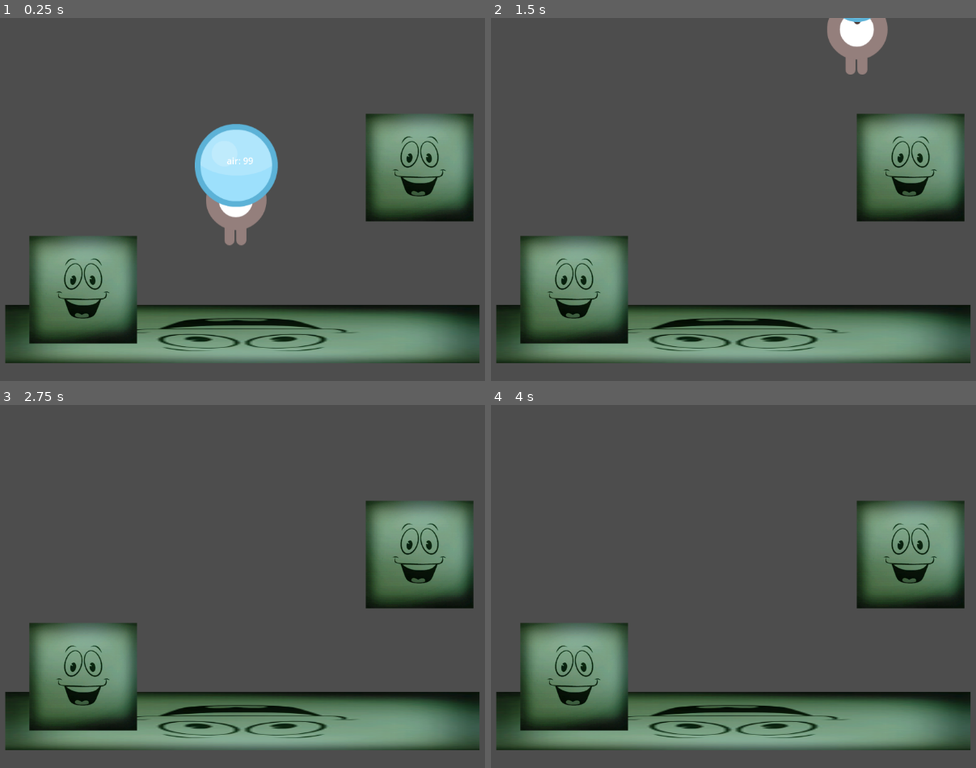
Above: before the commit, frames 1-4 (two rows, left to right).
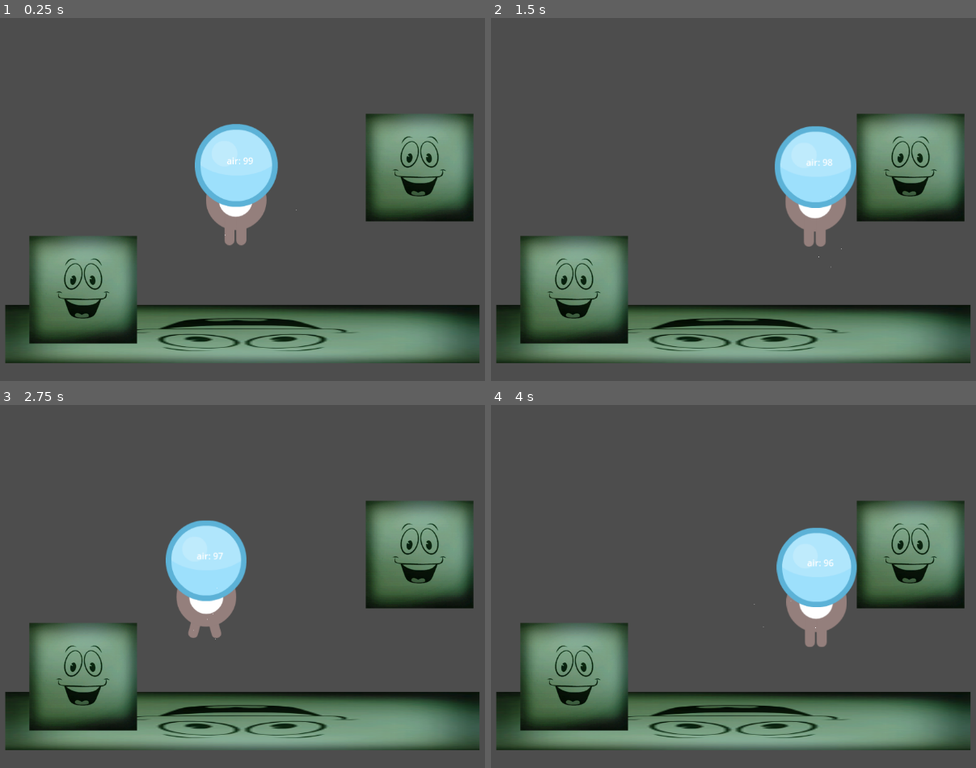
Above: after the commit, the same moments.

Repository: XabierMatute/bubbleworld
Game: Godot game, scene res://testchamber_2.tscn
The game is run twice, just before and just after one commit, with the same random seed, the same clock (stepped at 60 frames per second) and the same inputs. The project has no main scene, so this scene is started directly.
Inputs:
- Up to frame 1 (0.25 s): no input
- Up to frame 2 (1.5 s): tap Enter (ui_accept) at 0.5, 0.6, 0.77, 1.07, 1.35 s; hold Right (ui_right) from 0.53 s (still down)
- Up to frame 3 (2.75 s): tap Enter (ui_accept) at 1.52, 1.82, 2.1 s; release Right (ui_right) at 2.03 s; hold Left (ui_left) from 2.03 s (still down)
- Up to frame 4 (4 s): release Left (ui_left) at 2.78 s; hold Right (ui_right) from 2.78 s (still down); tap Enter (ui_accept) at 2.85, 3.02, 3.32, 3.6, 3.77 s

The runs differ from the first frame. In frame 1, less than 0.1% of the frame differs, in the area x 46-62%, y 51-60%; in frame 2, 5.3%, in the area x 58-82%, y 0-69%; in frame 3, 3.9%; in frame 4, 3.8%.

Commit message:
burbujea dash ip

Diff:
--- a/protogamejam/player.gd
+++ b/protogamejam/player.gd
@@ -44,6 +44,7 @@
 		air = 111
 	$Bubble.scale = Vector2(1 ,1) * (get_bubble_percentage())
 
+@export var dash = 400
 
 func _physics_process(delta: float) -> void:
 	# Add the gravity.
@@ -56,17 +57,20 @@
 		#velocity += velocity / 2
 
 
-	# Handle jump.
+	## Handle jump.
 	if Input.is_action_just_pressed("ui_accept") and is_on_floor():
 		velocity.y = JUMP_VELOCITY
 		jump_air_cosumption = base_jump_air_cosumption
 		air -= jump_air_cosumption
+	#
+	## Handle double jump??
+	#if Input.is_action_just_pressed("ui_accept") and not is_on_floor():
+		#velocity.y = JUMP_VELOCITY
+		#jump_air_cosumption += jump_air_cosumption_increment
+		#air -= jump_air_cosumption
 
-	# Handle double jump??
-	if Input.is_action_just_pressed("ui_accept") and not is_on_floor():
-		velocity.y = JUMP_VELOCITY
-		jump_air_cosumption += jump_air_cosumption_increment
-		air -= jump_air_cosumption
+
+
 
 
 	# Get the input direction and handle the movement/deceleration.
@@ -82,4 +86,26 @@
 	#else:
 		#velocity.y += move_toward(velocity.y, 0, SPEED)
 
+		# Handdle dash
+	#if Input.is_action_just_pressed("ui_accept") and not is_on_floor():
+		#var xdirection := Input.get_axis("ui_left", "ui_right") #TODO: mirar controles de joystick
+		#var ydirection := Input.get_axis("ui_left", "ui_right")
+		#print("dash", velocity)
+		#velocity += Vector2(xdirection, ydirection).normalized() * dash
+		#print(velocity)
+	if Input.is_action_just_pressed("ui_accept") and not is_on_floor():
+		var xdirection := Input.get_axis("ui_left", "ui_right")  # Movimiento en eje X
+		var ydirection := Input.get_axis("ui_up", "ui_down")    # Movimiento en eje Y (joystick o teclado)
+
+		if xdirection != 0 or ydirection != 0:  # Solo aplica dash si hay entrada de movimiento
+			var dash_vector = Vector2(xdirection, ydirection).normalized() * dash
+			velocity = dash_vector # Añade el dash a la velocidad actual
+			print("Dash vector:", dash_vector, "New velocity:", velocity)
+
+			# Activar partículas
+			$DashParticles.global_position = global_position  # Posiciona las partículas en el personaje
+			$DashParticles.emitting = true
+
+			print("Dash vector:", dash_vector, "New velocity:", velocity)
+
 	move_and_slide()
--- a/protogamejam/player.tscn
+++ b/protogamejam/player.tscn
@@ -49,7 +49,7 @@
 
 [node name="AnimatedSprite2D" type="AnimatedSprite2D" parent="."]
 sprite_frames = SubResource("SpriteFrames_lqwtf")
-animation = &"swim"
+animation = &"walk"
 
 [node name="PlatformDetector" type="RayCast2D" parent="."]
 
@@ -60,3 +60,8 @@
 [node name="Sprite2D" type="Sprite2D" parent="Bubble"]
 position = Vector2(0, 1)
 texture = ExtResource("4_775sq")
+
+[node name="DashParticles" type="CPUParticles2D" parent="."]
+local_coords = true
+emission_shape = 1
+emission_sphere_radius = 128.0
--- a/protogamejam/testchamber_1.tscn
+++ b/protogamejam/testchamber_1.tscn
@@ -14,6 +14,8 @@
 [node name="player" parent="." instance=ExtResource("1_8yvxc")]
 position = Vector2(1, 0)
 motion_mode = 0
+air_decrement = 5
+dash = 300
 
 [node name="Label" type="Label" parent="player"]
 offset_left = -17.0
--- /dev/null
+++ b/protogamejam/testchamber_2.gd
@@ -0,0 +1,12 @@
+extends Node2D
+
+
+# Called when the node enters the scene tree for the first time.
+func _ready() -> void:
+	pass # Replace with function body.
+
+
+# Called every frame. 'delta' is the elapsed time since the previous frame.
+func _process(delta: float) -> void:
+	if Input.is_action_just_pressed("ui_text_backspace"):
+		get_tree().quit()
--- a/protogamejam/testchamber_2.tscn
+++ b/protogamejam/testchamber_2.tscn
@@ -1,6 +1,7 @@
-[gd_scene load_steps=6 format=3 uid="uid://dpesv43wmu8uu"]
+[gd_scene load_steps=7 format=3 uid="uid://dpesv43wmu8uu"]
 
 [ext_resource type="PackedScene" uid="uid://dcfpr5h6neam3" path="res://player.tscn" id="1_h07vp"]
+[ext_resource type="Script" path="res://testchamber_2.gd" id="1_t0h2f"]
 [ext_resource type="Script" path="res://label.gd" id="2_xk8y4"]
 [ext_resource type="Texture2D" uid="uid://cgl0y6t4a1ji" path="res://placeholders/YM.png" id="3_1oim6"]
 [ext_resource type="PackedScene" uid="uid://dneep5u6jeulg" path="res://placeholders/YMwall.tscn" id="4_up50d"]
@@ -10,6 +11,7 @@
 
 [node name="testchamber1" type="Node2D"]
 position = Vector2(579, 338)
+script = ExtResource("1_t0h2f")
 
 [node name="player" parent="." instance=ExtResource("1_h07vp")]
 position = Vector2(1, 0)
